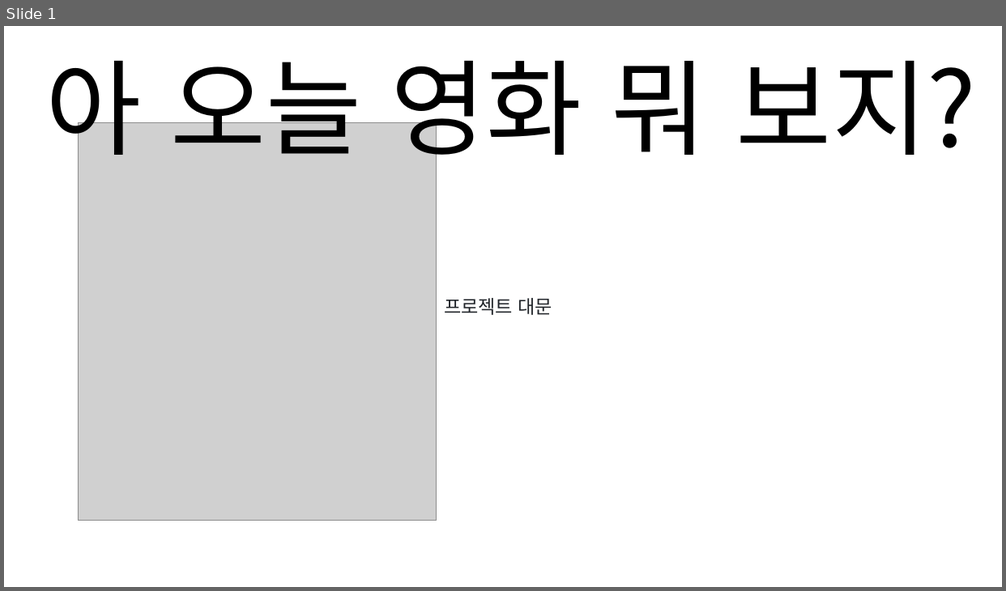
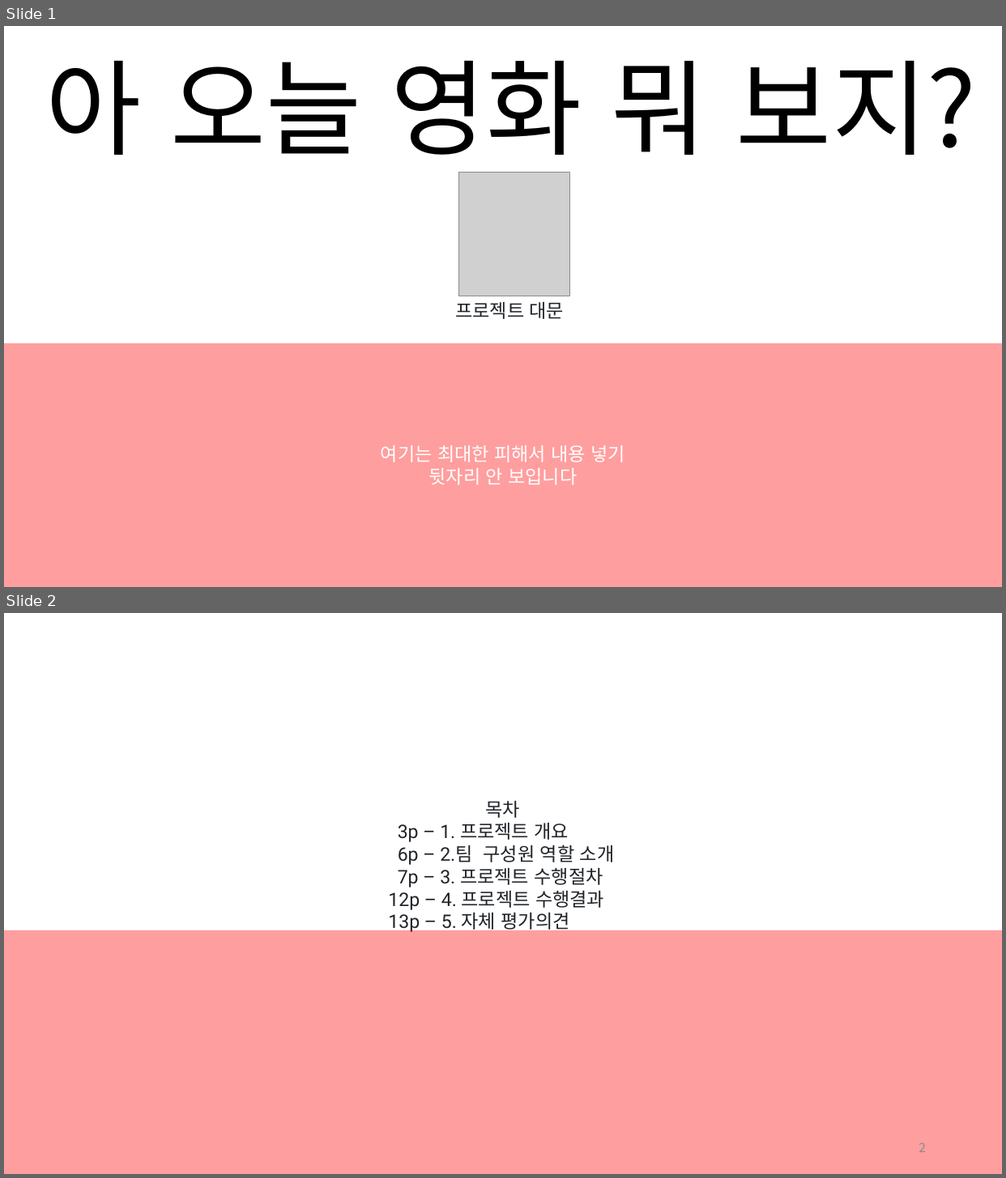
Before and after one commit to 909ma/VIE-Oh-What-is-The-Film-Today, a slide deck: 기타/발표 자료/초본.pptx. Shown one above the other, each under a label of ours: slide 1 before the commit, slides 1 and 2 after it. The pictures are 1006x591 and 1006x1178 pixels, drawn with LibreOffice and Linux fonts; fonts in the diff are those of the drawing; grey boxes stand for pictures. Boxes give left, top, right and bottom in pixels: in the first picture for what was removed or moved away, otherwise in the second. Text is boxed around its words. In the diff, an @@ line names an element or a change of style, - is before the commit and + after.

```diff
--- a/기타/발표 자료/초본.pptx
+++ b/기타/발표 자료/초본.pptx
@@ slide 2 added at box(4, 613, 1002, 1174), background #FFFFFF @@
@@ text added at box(388, 801, 615, 933), 18 pt, text #1F2328 @@
+목차
+3p – 1. 프로젝트 개요
+6p – 2.팀 구성원 역할 소개
+7p – 3. 프로젝트 수행절차
+12p – 4. 프로젝트 수행결과
+13p – 5. 자체 평가의견
@@ rectangle added at box(4, 931, 1002, 1174), fill #FF0000 at 38% opacity @@
@@ page number added at box(918, 1143, 926, 1152), 12 pt, text #8C8C8C @@
+2
@@ slide 1 changed as well @@
@@ picture: place and size @@
-picture at box(78, 122, 437, 521)
+picture at box(459, 173, 571, 297)
@@ text "프로젝트 대문": place and size @@
-text "프로젝트 대문" at box(444, 298, 553, 315)
+text "프로젝트 대문" at box(455, 302, 565, 319)
@@ rectangle added at box(4, 344, 1002, 587), fill #FF0000 at 38% opacity, 18 pt, text #FFFFFF @@
+여기는 최대한 피해서 내용 넣기
+뒷자리 안 보입니다
```
Also in this commit, not shown: 9 other slides changed, 3 other slides added, 1 slide removed.
